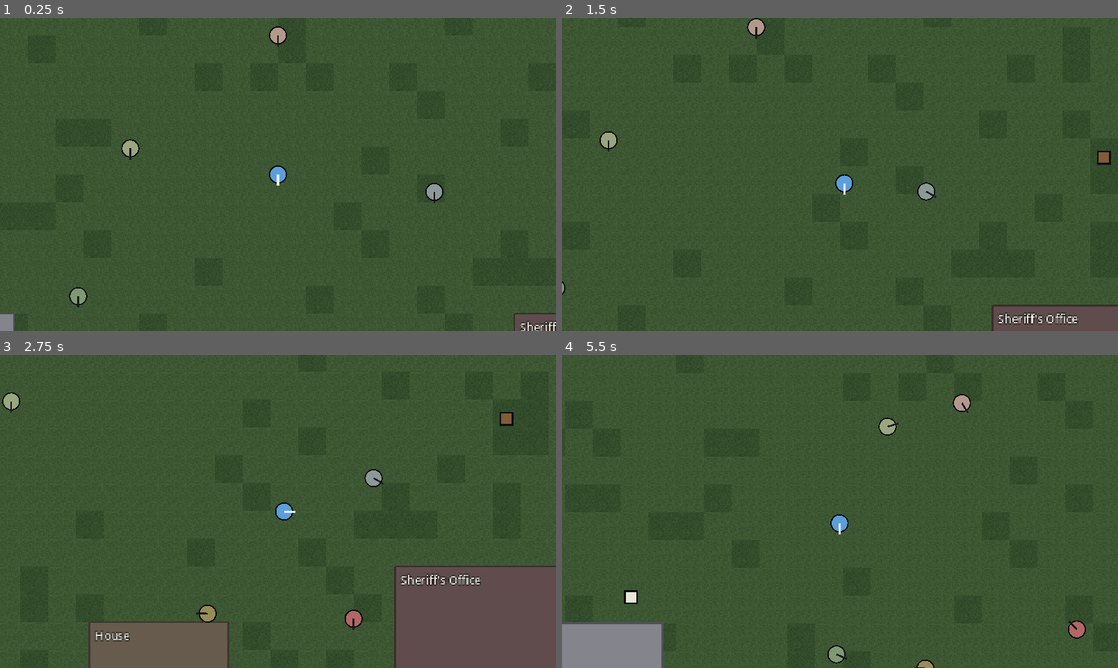
Above: before the commit, frames 1-4 (two rows, left to right).
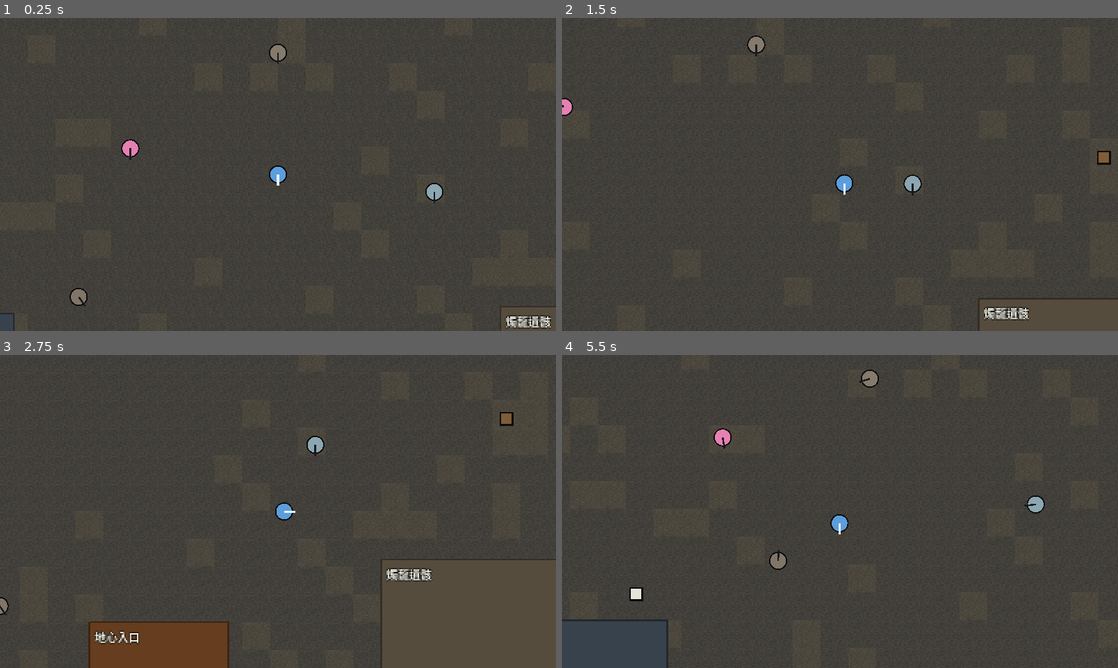
Above: after the commit, the same moments.

Repository: virus11456/daopunk
Game: Godot game, scene res://world/Main.tscn
Same seed, same stepped clock (60 frames per second), same inputs: the game is played once before the commit and once after it.
Inputs (mouse positions are in pixels of both pictures, inside the frame that each line leads up to):
- Up to frame 1 (0.25 s): no input
- Up to frame 2 (1.5 s): move the mouse to (962, 158) at 0.52 s; hold D (move_right) 0.53-1.28 s; hold E (interact) 0.53-1.28 s; click (962, 158) at 0.67 s; move the mouse to (728, 190) at 1.27 s; hold S (move_down) from 1.28 s (still down); tap Shift (run) at 1.35 s
- Up to frame 3 (2.75 s): move the mouse to (333, 442) at 2.02 s; release S (move_down) at 2.03 s; hold D (move_right) from 2.03 s (still down); hold Ctrl (sneak) from 2.03 s (still down)
- Up to frame 4 (5.5 s): move the mouse to (812, 574) at 2.77 s; release D (move_right) at 2.78 s; release Ctrl (sneak) at 2.78 s; hold W (move_up) 2.78-3.53 s; tap E (interact) at 2.85 s; click (812, 574) at 2.92 s; move the mouse to (1006, 558) at 3.52 s; hold Shift (run) 3.53-4.28 s; hold A (move_left) 3.53-5.03 s; move the mouse to (673, 464) at 4.27 s; tap Ctrl (sneak) at 4.35 s; move the mouse to (867, 511) at 5.02 s; hold S (move_down) from 5.03 s (still down); hold E (interact) from 5.03 s (still down); click (867, 511) at 5.17 s

The runs differ from the first frame. In frame 1, 14% of the frame differs, in the area x 0-100%, y 0-100%; in frame 2, 16%; in frame 3, 19%; in frame 4, 42%.

Commit message:
K2: reskin world to 歸墟 + Kiro cast and Chinese dialogue
- Region becomes 第一宇宙·歸墟·蔓哈頓深坑星: wasteland ground palette and
  Kiro locations (破爛一條街, 方舟隱修院, 數據陵墓, 燭龍遺骸, 廢土公寓, 地心入口)
- NPCs replaced with the Kiro cast: 導師, 紅(二師姐, black-market merchant),
  星塵, 零號, and 拾荒者/流亡者, each with hand-written Chinese branching dialogue
- 導師 first meeting grants 功德 (add_karma effect); 紅 opens the shop via [交易]
- Player starts with Kiro's 1000 credits; removed the old English dialogue files
- Smoke test region assertion updated; all 26 checks pass, headless run clean

Co-Authored-By: Claude Opus 4.8 <noreply@anthropic.com>
Claude-Session: https://claude.ai/code/session_012fBzQ2dhKpcnJkZQXVrJQJ

Diff:
--- a/characters/npc/Npc.gd
+++ b/characters/npc/Npc.gd
@@ -12,7 +12,7 @@
 
 @export var display_name: String = "Villager"
 @export var body_color: Color = Color(0.75, 0.62, 0.35)
-@export_file("*.json") var dialogue_file: String = "res://data/dialogue/villager.json"
+@export_file("*.json") var dialogue_file: String = "res://data/dialogue/scavenger.json"
 @export var wander_radius: float = 150.0
 @export var move_speed: float = 60.0
 
--- a/characters/player/Player.tscn
+++ b/characters/player/Player.tscn
@@ -45,4 +45,4 @@
 
 [node name="Wallet" type="Node" parent="."]
 script = ExtResource("5_wallet")
-starting_money = 50
+starting_money = 1000
--- a/data/dialogue/farmer.json
+++ /dev/null
@@ -1,25 +0,0 @@
-{
-	"start_id": "start",
-	"nodes": {
-		"start": {
-			"text": "You're not from around here. Good. Maybe you don't owe anyone anything yet. I'm Holt — I farm the south fields.",
-			"choices": [
-				{ "text": "I heard you're losing livestock.", "next": "thief" },
-				{ "text": "Nice to meet you.", "next": "end" }
-			]
-		},
-		"thief": {
-			"text": "Three goats this week. Someone's out there in the dark, and the sheriff's too stretched to care. Find out who, and I'll make it worth your while.",
-			"choices": [
-				{ "text": "I'll look into it.", "next": "accept" },
-				{ "text": "Find someone else.", "next": "end" }
-			]
-		},
-		"accept": {
-			"text": "Tracks lead into the treeline past the fence. Be careful — hungry people do desperate things. So do desperate people who aren't hungry.",
-			"choices": [
-				{ "text": "I'll be careful.", "next": "end" }
-			]
-		}
-	}
-}
--- /dev/null
+++ b/data/dialogue/master.json
@@ -0,0 +1,47 @@
+{
+	"start_id": "start",
+	"nodes": {
+		"start": {
+			"text": "（導師抬起頭，眼中帶著看透一切的悲傷）你來了。第兩百三十八個孩子……坐吧。你想問什麼？",
+			"choices": [
+				{
+					"text": "（第一次求教）弟子拜見師父。",
+					"conditions": { "forbid_flag": "master_greeted" },
+					"effects": [
+						{ "type": "set_flag", "flag": "master_greeted", "value": true },
+						{ "type": "add_karma", "amount": 100 }
+					],
+					"next": "first"
+				},
+				{ "text": "師父，這個世界是真的嗎？", "next": "dream" },
+				{ "text": "五術是什麼？", "next": "arts" },
+				{ "text": "弟子告退。", "next": "end" }
+			]
+		},
+		"first": {
+			"text": "不必多禮。為師教不了你太多，只能給你一點功德傍身。記住——在這夢裡，善惡都算數。（你獲得了 100 功德）",
+			"choices": [
+				{ "text": "謝師父。", "next": "start" }
+			]
+		},
+		"dream": {
+			"text": "好問題。（微笑）那我反問你——若你夢見自己救了一個人，醒來後那人消失了，你會後悔救他嗎？……別急著回答，慢慢想。",
+			"choices": [
+				{ "text": "就算是夢，痛苦也是真的。", "next": "answer" },
+				{ "text": "……我不知道。", "next": "start" }
+			]
+		},
+		"answer": {
+			"text": "（導師怔了怔，隨即露出這三百年來第一次真正的笑）……或許你能走到我走不到的地方。去吧，孩子。",
+			"choices": [
+				{ "text": "弟子記下了。", "next": "start" }
+			]
+		},
+		"arts": {
+			"text": "山、醫、命、相、卜。修身、療傷、知命、觀天、問卜。五術通天，可窺見造夢者的筆跡。但切記——改命者，天必忌之。用得越多，觀察者看你越清楚。",
+			"choices": [
+				{ "text": "弟子明白。", "next": "start" }
+			]
+		}
+	}
+}
--- /dev/null
+++ b/data/dialogue/red.json
@@ -0,0 +1,34 @@
+{
+	"start_id": "start",
+	"nodes": {
+		"start": {
+			"text": "（紅叼著煙斗，斜眼看你）喲，師弟。稀客啊。這破爛一條街可不歡迎白看的——說吧，要買、要賣，還是要打聽消息？",
+			"choices": [
+				{ "text": "師姐，讓我看看你的貨。", "effects": [{ "type": "open_shop" }] },
+				{ "text": "你怎麼會在這種地方？", "next": "about" },
+				{ "text": "最近有什麼消息？", "next": "news" },
+				{ "text": "沒事，隨便逛逛。", "next": "end" }
+			]
+		},
+		"about": {
+			"text": "下山二十二年了。表面上我是黑市女王，其實……（她頓了頓，把煙彈掉）算了，師姐我就是大家的提款機。只要還有師弟妹活著，我就得繼續撐著。",
+			"choices": [
+				{ "text": "師姐辛苦了。", "next": "care" },
+				{ "text": "（沉默）", "next": "start" }
+			]
+		},
+		"care": {
+			"text": "……少來這套。（她別過臉）你的東西我幫你留著了。親兄弟明算帳——不過你是師弟，打八折。快去辦你的事吧。",
+			"choices": [
+				{ "text": "謝了，師姐。", "next": "start" }
+			]
+		},
+		"news": {
+			"text": "數據陵墓最近不太平，聽說有人要往地心去。傻子才去——那底下是大地之核，觀察者盯得最緊的地方。你要真想找死，我攔不住，但記得先把欠我的錢還了。",
+			"choices": [
+				{ "text": "我會小心。", "next": "start" },
+				{ "text": "多謝提醒。", "next": "end" }
+			]
+		}
+	}
+}
--- /dev/null
+++ b/data/dialogue/scavenger.json
@@ -0,0 +1,25 @@
+{
+	"start_id": "start",
+	"nodes": {
+		"start": {
+			"text": "（一個拾荒者抬起頭，滿臉塵灰）新面孔？這深坑裡可沒什麼好東西。你要不是來拾荒的，就是來送死的。",
+			"choices": [
+				{ "text": "這裡以前是什麼地方？", "next": "history" },
+				{ "text": "有什麼要注意的？", "next": "danger" },
+				{ "text": "保重。", "next": "end" }
+			]
+		},
+		"history": {
+			"text": "聽老人說，這底下埋著整個地球文明。蔓哈頓、紐約……都成了廢墟。我們就是那些人的後代，撿著祖宗的骨頭過日子。",
+			"choices": [
+				{ "text": "原來如此。", "next": "start" }
+			]
+		},
+		"danger": {
+			"text": "別往地心去，那裡的東西不是我們惹得起的。還有——少用那些花俏的術法。天上有雙眼睛盯著呢，用多了，它就來找你了。",
+			"choices": [
+				{ "text": "謝了。", "next": "end" }
+			]
+		}
+	}
+}
--- a/data/dialogue/sheriff.json
+++ /dev/null
@@ -1,26 +0,0 @@
-{
-	"start_id": "start",
-	"nodes": {
-		"start": {
-			"text": "I'm the law in Grey Valley, such as it is. Keep your nose clean and we won't have trouble. Something on your mind?",
-			"choices": [
-				{ "text": "Any work for a capable hand?", "next": "work" },
-				{ "text": "Trouble in town?", "next": "trouble" },
-				{ "text": "No, sheriff.", "next": "end" }
-			]
-		},
-		"work": {
-			"text": "Always. But I don't hand my badge to strangers. Earn some goodwill in town first, then we'll talk.",
-			"choices": [
-				{ "text": "Understood.", "next": "start" }
-			]
-		},
-		"trouble": {
-			"text": "Black Dog Gang's been bolder lately. I've six deputies and they've got sixty guns. You do the math. If they hit the farms, I can't be everywhere.",
-			"choices": [
-				{ "text": "I'll keep my eyes open.", "next": "start" },
-				{ "text": "Sounds like your problem.", "next": "end" }
-			]
-		}
-	}
-}
--- a/data/dialogue/shopkeeper.json
+++ /dev/null
@@ -1,28 +0,0 @@
-{
-	"start_id": "start",
-	"nodes": {
-		"start": {
-			"text": "Welcome to the General Store. Trade's slow with the roads the way they are. Buying or just looking?",
-			"choices": [
-				{ "text": "Show me your wares. [Trade]", "effects": [{ "type": "open_shop" }] },
-				{ "text": "What do you sell?", "next": "stock" },
-				{ "text": "Who supplies you?", "next": "supply" },
-				{ "text": "Just looking.", "next": "end" }
-			]
-		},
-		"stock": {
-			"text": "Bandages, canned goods, water, and a weapon or two if the price is right. Say the word and I'll open the counter.",
-			"choices": [
-				{ "text": "Let's trade. [Trade]", "effects": [{ "type": "open_shop" }] },
-				{ "text": "Maybe later.", "next": "start" }
-			]
-		},
-		"supply": {
-			"text": "Meridian caravans, mostly. Corporate types. They pay well and ask too many questions. I don't trust them, but I take their crates.",
-			"choices": [
-				{ "text": "Interesting.", "next": "start" },
-				{ "text": "Goodbye.", "next": "end" }
-			]
-		}
-	}
-}
--- /dev/null
+++ b/data/dialogue/stardust.json
@@ -0,0 +1,38 @@
+{
+	"start_id": "start",
+	"nodes": {
+		"start": {
+			"text": "（星塵警戒地打量你）算命的？我不信命。命運是自己創造的，不是龜殼銅錢說了算。你來這裡幹嘛？",
+			"choices": [
+				{ "text": "你在對抗誰？", "next": "cause" },
+				{ "text": "或許命運能被算，也能被改。", "next": "fate" },
+				{ "text": "打擾了。", "next": "end" }
+			]
+		},
+		"cause": {
+			"text": "星主。暴君。這座深坑裡每天都有人餓死，而他們在高處看戲。自由之子聯盟總有一天會把他們拉下來——就算要我這條命。",
+			"choices": [
+				{ "text": "一個人扛不動一場革命。", "next": "alone" },
+				{ "text": "小心點，別把命賠進去。", "next": "warn" }
+			]
+		},
+		"fate": {
+			"text": "（她愣了一下，隨即冷笑）改命？那你倒是改改看啊。要是你真能讓這破世界變好一點，我……我或許會信你一次。",
+			"choices": [
+				{ "text": "會有那麼一天的。", "next": "start" }
+			]
+		},
+		"alone": {
+			"text": "（她盯著你看了很久）……你這算命的，說話倒不像個騙子。也罷，要是哪天你改變主意，來自由星港找我。別讓我等太久。",
+			"choices": [
+				{ "text": "我記住了。", "next": "start" }
+			]
+		},
+		"warn": {
+			"text": "（她笑了，那笑容裡有種讓人心疼的倔強）死不可怕。可怕的是什麼都不做地活著。……謝了，算命的。這話我記下了。",
+			"choices": [
+				{ "text": "保重。", "next": "end" }
+			]
+		}
+	}
+}
--- a/data/dialogue/tavern_keeper.json
+++ /dev/null
@@ -1,42 +0,0 @@
-{
-	"start_id": "start",
-	"nodes": {
-		"start": {
-			"text": "You look road-worn, stranger. The Rusty Ladle's still serving if you've got coin. What do you need?",
-			"choices": [
-				{
-					"text": "(You look like you could use this.) Any chance of a meal on the house?",
-					"conditions": { "forbid_flag": "mara_gift" },
-					"effects": [
-						{ "type": "give_item", "id": "canned_food", "count": 1 },
-						{ "type": "set_flag", "flag": "mara_gift", "value": true }
-					],
-					"next": "gift"
-				},
-				{ "text": "What is this place?", "next": "about" },
-				{ "text": "Heard any news?", "next": "news" },
-				{ "text": "Nothing. Just passing.", "next": "end" }
-			]
-		},
-		"gift": {
-			"text": "...First one's free, since you asked nice. Don't make a habit of it. (She slides a can across the bar.)",
-			"choices": [
-				{ "text": "Much appreciated.", "next": "start" }
-			]
-		},
-		"about": {
-			"text": "Grey Valley. A hundred souls, one road in, one road out. We keep to ourselves and hope the Black Dog Gang keeps to itself too.",
-			"choices": [
-				{ "text": "The Black Dog Gang?", "next": "news" },
-				{ "text": "Thanks.", "next": "start" }
-			]
-		},
-		"news": {
-			"text": "Farmer Holt's been losing livestock down south. Says it's thieves. If you're the helpful sort, he'd pay to know who.",
-			"choices": [
-				{ "text": "Maybe I'll look into it.", "next": "start" },
-				{ "text": "Not my problem.", "next": "end" }
-			]
-		}
-	}
-}
--- /dev/null
+++ b/data/dialogue/unit_zero.json
@@ -0,0 +1,32 @@
+{
+	"start_id": "start",
+	"nodes": {
+		"start": {
+			"text": "（零號合十行禮，機械關節輕響）施主。這座寺廟很久沒有訪客了。你……相信機械也能有靈魂嗎？",
+			"choices": [
+				{ "text": "你為什麼這麼問？", "next": "why" },
+				{ "text": "靈魂是什麼，我也答不上來。", "next": "honest" },
+				{ "text": "當然，你和我沒什麼不同。", "next": "kind" }
+			]
+		},
+		"why": {
+			"text": "我是被改造的。一半是人，一半是鐵。我會唸經，會思考，甚至……會做夢。可我不知道，這些究竟是靈魂，還是只是精巧的程式。",
+			"choices": [
+				{ "text": "會做夢，或許就是答案。", "next": "kind" },
+				{ "text": "（沉默地聽著）", "next": "start" }
+			]
+		},
+		"honest": {
+			"text": "（零號微微一笑）你很誠實。連導師都答不出來的問題，我不該為難你。能有人願意認真想這個問題，我就很知足了。",
+			"choices": [
+				{ "text": "有空我再來聽你唸經。", "next": "end" }
+			]
+		},
+		"kind": {
+			"text": "（零號沉默了很久，機械眼中似乎泛起某種光）……謝謝你。也許有一天我會明白——愛，就是靈魂的證明。願你此行平安，施主。",
+			"choices": [
+				{ "text": "願你也是。", "next": "end" }
+			]
+		}
+	}
+}
--- a/data/dialogue/villager.json
+++ /dev/null
@@ -1,25 +0,0 @@
-{
-	"start_id": "start",
-	"nodes": {
-		"start": {
-			"text": "Oh — hello. Don't see many new faces around here. You're not with the gang, are you?",
-			"choices": [
-				{ "text": "Just a traveller.", "next": "traveller" },
-				{ "text": "Would it matter?", "next": "matter" },
-				{ "text": "Take care.", "next": "end" }
-			]
-		},
-		"traveller": {
-			"text": "Then you're welcome, I suppose. Watch yourself after dark — the woods aren't safe, and the roads even less.",
-			"choices": [
-				{ "text": "Thanks for the warning.", "next": "end" }
-			]
-		},
-		"matter": {
-			"text": "...I'll pretend you didn't say that. Good day to you.",
-			"choices": [
-				{ "text": "Sorry. Good day.", "next": "end" }
-			]
-		}
-	}
-}
--- a/tests/Smoke.gd
+++ b/tests/Smoke.gd
@@ -22,7 +22,7 @@
 		await get_tree().physics_frame
 
 	_check("player registered", is_instance_valid(GameState.player))
-	_check("region set", GameState.current_region == "Grey Valley Town")
+	_check("region set", GameState.current_region == "歸墟 · 蔓哈頓深坑星")
 
 	var npcs := get_tree().get_nodes_in_group(&"npc")
 	_check("npcs spawned", npcs.size() >= 5)
--- a/world/Main.tscn
+++ b/world/Main.tscn
@@ -13,7 +13,7 @@
 
 [node name="GreyValley" type="Node2D"]
 script = ExtResource("1_region")
-region_name = "Grey Valley Town"
+region_name = "歸墟 · 蔓哈頓深坑星"
 
 [node name="Player" parent="." instance=ExtResource("2_player")]
 position = Vector2(640, 480)
@@ -34,18 +34,12 @@
 "id": &"canned_food"
 }]
 
-[node name="Mara" parent="." instance=ExtResource("3_npc")]
+[node name="Red" parent="." instance=ExtResource("3_npc")]
 position = Vector2(372, 210)
-display_name = "Mara"
-body_color = Color(0.82, 0.5, 0.42, 1)
-dialogue_file = "res://data/dialogue/tavern_keeper.json"
-
-[node name="Doran" parent="." instance=ExtResource("3_npc")]
-position = Vector2(880, 232)
-display_name = "Doran"
-body_color = Color(0.45, 0.55, 0.7, 1)
-dialogue_file = "res://data/dialogue/shopkeeper.json"
-wander_radius = 70.0
+display_name = "紅 · 二師姐"
+body_color = Color(0.85, 0.32, 0.32, 1)
+dialogue_file = "res://data/dialogue/red.json"
+wander_radius = 60.0
 is_merchant = true
 shop_stock = [{
 "count": 5,
@@ -63,44 +57,50 @@
 "count": 2,
 "id": &"wooden_club"
 }]
-merchant_float = 600
+merchant_float = 800
 
-[node name="Sheriff Voss" parent="." instance=ExtResource("3_npc")]
-position = Vector2(864, 700)
-display_name = "Sheriff Voss"
-body_color = Color(0.7, 0.4, 0.4, 1)
-dialogue_file = "res://data/dialogue/sheriff.json"
-wander_radius = 90.0
+[node name="Master" parent="." instance=ExtResource("3_npc")]
+position = Vector2(858, 210)
+display_name = "導師"
+body_color = Color(0.85, 0.8, 0.6, 1)
+dialogue_file = "res://data/dialogue/master.json"
+wander_radius = 50.0
 
-[node name="Holt" parent="." instance=ExtResource("3_npc")]
-position = Vector2(700, 780)
-display_name = "Holt"
-body_color = Color(0.6, 0.55, 0.35, 1)
-dialogue_file = "res://data/dialogue/farmer.json"
+[node name="Stardust" parent="." instance=ExtResource("3_npc")]
+position = Vector2(470, 450)
+display_name = "星塵 · Lin"
+body_color = Color(0.9, 0.5, 0.7, 1)
+dialogue_file = "res://data/dialogue/stardust.json"
 
-[node name="Wanda" parent="." instance=ExtResource("3_npc")]
-position = Vector2(470, 450)
-display_name = "Wanda"
-body_color = Color(0.6, 0.65, 0.5, 1)
-dialogue_file = "res://data/dialogue/villager.json"
+[node name="UnitZero" parent="." instance=ExtResource("3_npc")]
+position = Vector2(820, 500)
+display_name = "零號"
+body_color = Color(0.55, 0.65, 0.7, 1)
+dialogue_file = "res://data/dialogue/unit_zero.json"
 
-[node name="Elias" parent="." instance=ExtResource("3_npc")]
-position = Vector2(820, 500)
-display_name = "Elias"
-body_color = Color(0.55, 0.6, 0.6, 1)
-dialogue_file = "res://data/dialogue/villager.json"
+[node name="Scavenger1" parent="." instance=ExtResource("3_npc")]
+position = Vector2(410, 620)
+display_name = "拾荒者 · 阿吉"
+body_color = Color(0.5, 0.46, 0.4, 1)
+dialogue_file = "res://data/dialogue/scavenger.json"
 
-[node name="Petra" parent="." instance=ExtResource("3_npc")]
-position = Vector2(640, 320)
-display_name = "Petra"
-body_color = Color(0.7, 0.6, 0.55, 1)
-dialogue_file = "res://data/dialogue/villager.json"
+[node name="Scavenger2" parent="." instance=ExtResource("3_npc")]
+position = Vector2(780, 780)
+display_name = "拾荒者 · 老陳"
+body_color = Color(0.46, 0.42, 0.36, 1)
+dialogue_file = "res://data/dialogue/scavenger.json"
 
-[node name="Jonah" parent="." instance=ExtResource("3_npc")]
-position = Vector2(410, 620)
-display_name = "Jonah"
-body_color = Color(0.5, 0.6, 0.45, 1)
-dialogue_file = "res://data/dialogue/villager.json"
+[node name="Scavenger3" parent="." instance=ExtResource("3_npc")]
+position = Vector2(640, 340)
+display_name = "拾荒者 · 小捲"
+body_color = Color(0.52, 0.48, 0.42, 1)
+dialogue_file = "res://data/dialogue/scavenger.json"
+
+[node name="Exile1" parent="." instance=ExtResource("3_npc")]
+position = Vector2(500, 250)
+display_name = "流亡者 · 賽格"
+body_color = Color(0.48, 0.5, 0.45, 1)
+dialogue_file = "res://data/dialogue/scavenger.json"
 
 [node name="BandagePickup" parent="." instance=ExtResource("7_pickup")]
 position = Vector2(300, 610)
--- a/world/Region.gd
+++ b/world/Region.gd
@@ -5,18 +5,18 @@
 ## registers itself with GameState. Player and NPC instances are placed in the
 ## scene; everything environmental is generated here so the .tscn stays tiny.
 
-@export var region_name: String = "Grey Valley"
+@export var region_name: String = "歸墟 · 蔓哈頓深坑星"
 @export var size_tiles: Vector2i = Vector2i(40, 30)
 
 ## Building footprints in world pixels. Kept as data so nav carving and visuals
-## stay in sync from one source.
+## stay in sync from one source. Locations from 第一宇宙·歸墟.
 const BUILDINGS := [
-	{"name": "Tavern", "rect": Rect2(96, 96, 224, 160), "color": Color(0.45, 0.32, 0.22)},
-	{"name": "General Store", "rect": Rect2(928, 128, 224, 160), "color": Color(0.30, 0.34, 0.42)},
-	{"name": "Clinic", "rect": Rect2(128, 640, 208, 160), "color": Color(0.52, 0.52, 0.55)},
-	{"name": "Sheriff's Office", "rect": Rect2(912, 640, 224, 176), "color": Color(0.38, 0.30, 0.30)},
-	{"name": "House", "rect": Rect2(544, 96, 160, 128), "color": Color(0.40, 0.36, 0.30)},
-	{"name": "House", "rect": Rect2(560, 704, 160, 128), "color": Color(0.40, 0.36, 0.30)},
+	{"name": "破爛一條街 · 黑市", "rect": Rect2(96, 96, 224, 160), "color": Color(0.36, 0.24, 0.20)},
+	{"name": "方舟隱修院", "rect": Rect2(896, 112, 240, 176), "color": Color(0.30, 0.30, 0.36)},
+	{"name": "數據陵墓入口", "rect": Rect2(128, 640, 208, 160), "color": Color(0.22, 0.26, 0.30)},
+	{"name": "燭龍遺骸", "rect": Rect2(896, 632, 240, 184), "color": Color(0.34, 0.30, 0.24)},
+	{"name": "廢土公寓", "rect": Rect2(544, 96, 160, 128), "color": Color(0.32, 0.29, 0.25)},
+	{"name": "地心入口", "rect": Rect2(560, 704, 160, 128), "color": Color(0.40, 0.24, 0.12)},
 ]
 
 var _rng := RandomNumberGenerator.new()
--- a/world/WorldMap.gd
+++ b/world/WorldMap.gd
@@ -49,10 +49,11 @@
 ## per-pixel jitter so the ground does not look flat.
 static func _make_tile_texture() -> ImageTexture:
 	var img := Image.create(TILE_PX * TILE_COUNT, TILE_PX, false, Image.FORMAT_RGBA8)
+	# Wasteland palette for 歸墟 (grey/brown dust, faint rust).
 	var bases := [
-		Color(0.24, 0.34, 0.20),
-		Color(0.20, 0.30, 0.17),
-		Color(0.42, 0.37, 0.28),
+		Color(0.26, 0.25, 0.23),
+		Color(0.30, 0.28, 0.24),
+		Color(0.34, 0.28, 0.20),
 	]
 	var jitter := RandomNumberGenerator.new()
 	jitter.seed = 12345
Not shown, changed: README.md
